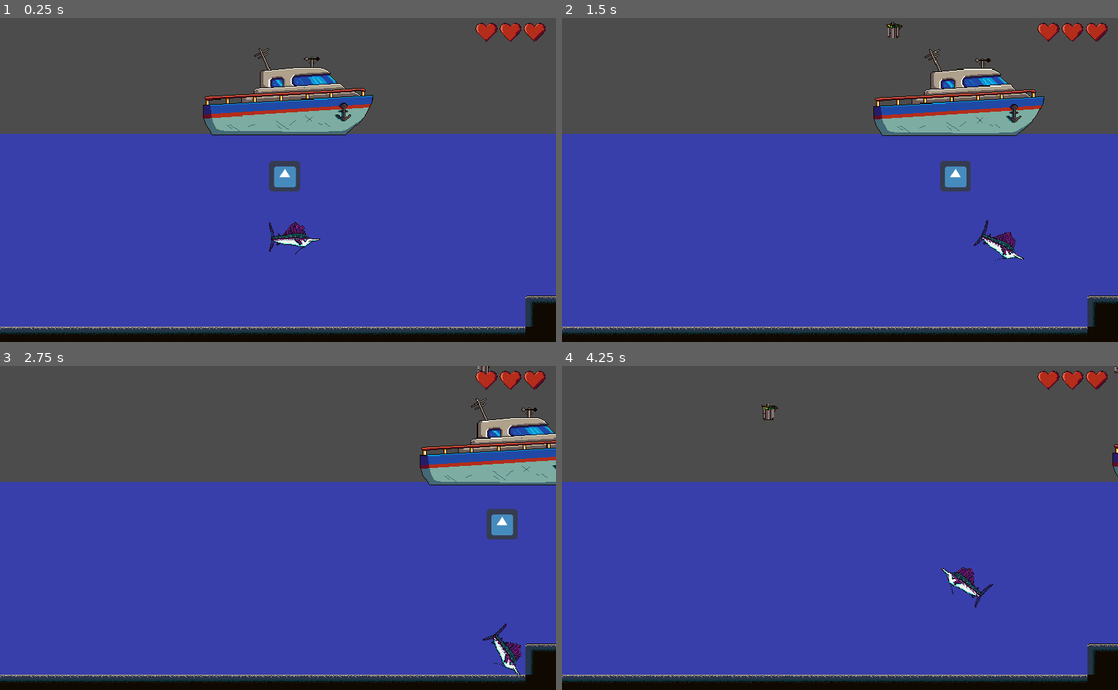
Above: before the commit, frames 1-4 (two rows, left to right).
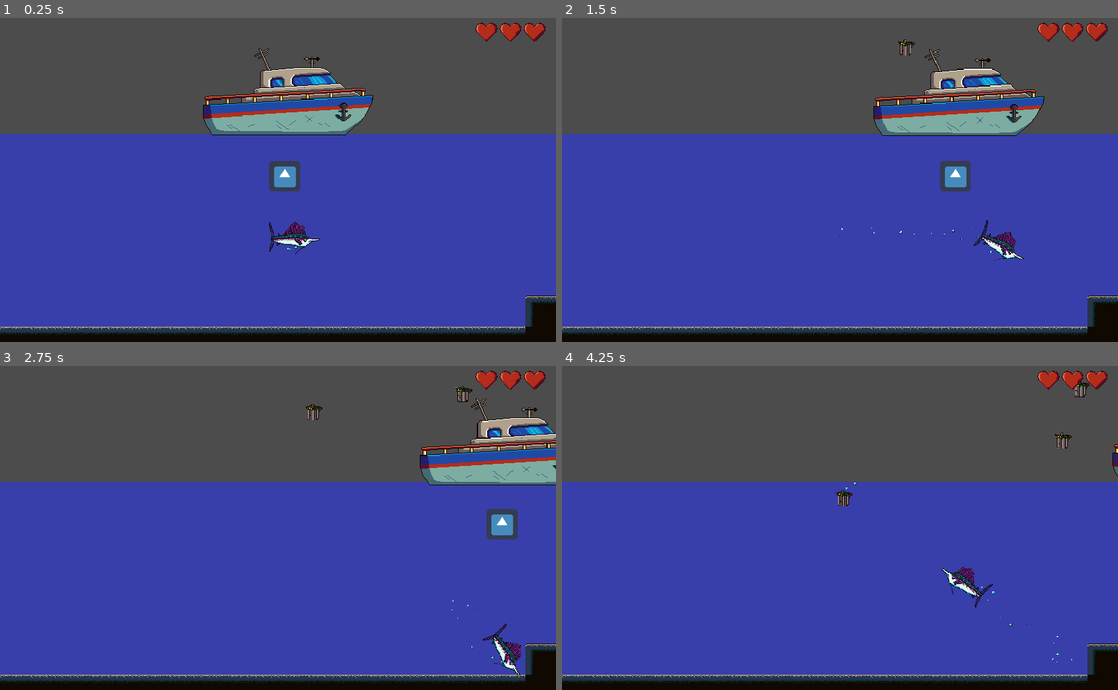
Above: after the commit, the same moments.

Repository: QuetzalSoftIndrustry/OperacionVela
Game: Godot game, scene res://Escenas/Prueba.tscn
Two runs of this game, one before a commit and one after it. Both use one fixed random seed, a clock stepped at 60 frames per second and the inputs below. The engine's default icon, where the game draws it, is replaced by a stand-in: a white triangle on a blue panel in a dark square.
Inputs:
- Up to frame 1 (0.25 s): no input
- Up to frame 2 (1.5 s): tap Enter (ui_accept) at 0.5, 0.77 s; hold D (Derecha) 0.53-1.28 s; hold S (Abajo) from 1.28 s (still down)
- Up to frame 3 (2.75 s): tap Enter (ui_accept) at 1.52 s; release S (Abajo) at 2.03 s; hold D (Derecha) from 2.03 s (still down)
- Up to frame 4 (4.25 s): release D (Derecha) at 2.78 s; hold W (Arriba) 2.78-3.53 s; tap Enter (ui_accept) at 3.02, 3.77 s; hold A (Izquierda) from 3.53 s (still down)

The runs differ from the first frame. In frame 1, less than 0.1% of the frame differs, in the area x 51-54%, y 70-72%; in frame 2, 0.2%; in frame 3, 0.2%; in frame 4, 0.4%, in the area x 35-100%, y 0-92%.

Commit message:
agregue particulas

Diff:
--- a/Objetos/obj_basura.tscn
+++ b/Objetos/obj_basura.tscn
@@ -1,10 +1,21 @@
-[gd_scene load_steps=4 format=2]
+[gd_scene load_steps=6 format=2]
 
 [ext_resource path="res://Sprites/basura.png" type="Texture" id=1]
 [ext_resource path="res://Scripts/obj_basura.gd" type="Script" id=2]
+[ext_resource path="res://Sprites/spr_burbuja.png" type="Texture" id=3]
 
 [sub_resource type="CircleShape2D" id=1]
 radius = 12.0
+
+[sub_resource type="ParticlesMaterial" id=2]
+emission_shape = 1
+emission_sphere_radius = 16.0
+flag_disable_z = true
+gravity = Vector3( 0, -10, 0 )
+orbit_velocity = 0.0
+orbit_velocity_random = 0.0
+scale = 0.2
+scale_random = 0.3
 
 [node name="obj_basura" type="RigidBody2D" groups=[
 "obj_basura",
@@ -21,5 +32,13 @@
 shape = SubResource( 1 )
 
 [node name="VisibilityNotifier2D" type="VisibilityNotifier2D" parent="."]
+
+[node name="Particles2D" type="Particles2D" parent="."]
+show_behind_parent = true
+emitting = false
+amount = 3
+local_coords = false
+process_material = SubResource( 2 )
+texture = ExtResource( 3 )
 [connection signal="body_entered" from="." to="." method="_on_obj_basura_body_entered"]
 [connection signal="screen_exited" from="VisibilityNotifier2D" to="." method="_on_VisibilityNotifier2D_screen_exited"]
--- a/Objetos/obj_pez_vel.tscn
+++ b/Objetos/obj_pez_vel.tscn
@@ -1,8 +1,9 @@
-[gd_scene load_steps=7 format=2]
+[gd_scene load_steps=9 format=2]
 
 [ext_resource path="res://Scripts/obj_pez_vel.gd" type="Script" id=1]
 [ext_resource path="res://Sprites/spr_vel_nadando.png" type="Texture" id=2]
 [ext_resource path="res://Sprites/spr_vel_Muerto.png" type="Texture" id=3]
+[ext_resource path="res://Sprites/spr_burbuja.png" type="Texture" id=4]
 
 [sub_resource type="CapsuleShape2D" id=1]
 radius = 24.0
@@ -90,6 +91,16 @@
 "values": [ ExtResource( 2 ), ExtResource( 2 ) ]
 }
 
+[sub_resource type="ParticlesMaterial" id=4]
+emission_shape = 1
+emission_sphere_radius = 24.0
+flag_disable_z = true
+gravity = Vector3( 0, -10, 0 )
+orbit_velocity = 0.0
+orbit_velocity_random = 0.0
+scale = 0.1
+scale_random = 0.3
+
 [node name="obj_player" type="KinematicBody2D" groups=[
 "obj_player",
 ]]
@@ -118,3 +129,10 @@
 position = Vector2( 0, 32 )
 scale = Vector2( 1.16667, 1.375 )
 texture = ExtResource( 3 )
+
+[node name="Particles2D" type="Particles2D" parent="."]
+z_index = -3
+amount = 13
+local_coords = false
+process_material = SubResource( 4 )
+texture = ExtResource( 4 )
--- a/Scripts/GameOverCanvasLayer.gd
+++ b/Scripts/GameOverCanvasLayer.gd
@@ -4,6 +4,6 @@
 	pass
 
 func _input(event):
-	if (!get_parent().get_node("AnimationGameOver").is_playing() && get_parent().vidas == 0):
+	if (!get_parent().get_node("AnimationGameOver").is_playing() && get_parent().vidas == 0 && event is InputEventKey):
 		get_tree().paused = false
 		get_tree().reload_current_scene()
--- a/Scripts/obj_barco.gd
+++ b/Scripts/obj_barco.gd
@@ -63,4 +63,4 @@
 	nueva_basura = BASURA.instance();
 	get_parent().add_child(nueva_basura)
 	nueva_basura.global_position = $Spawner_position.global_position
-	nueva_basura.apply_central_impulse(Vector2(200,0).rotated(rand_range(-2.5,1.5)))
+	nueva_basura.apply_central_impulse(Vector2(100,0).rotated(rand_range(-2.5,1.5)))
--- a/Scripts/obj_basura.gd
+++ b/Scripts/obj_basura.gd
@@ -8,6 +8,7 @@
 	"res://Sprites/basura (llanta).png"]
 
 var tween
+var agua : bool = false
 
 func _ready():
 
@@ -23,6 +24,12 @@
 	yield(get_tree().create_timer(1),"timeout")
 	queue_free()
 
+func _process(delta):
+	if self.position.y > 240 && !agua:
+		linear_velocity -= Vector2(0,+100)
+		self.gravity_scale = .2
+		$Particles2D.emitting = true
+		agua = true
 
 func _on_VisibilityNotifier2D_screen_exited():
 	queue_free()
--- a/Scripts/obj_pez_vel.gd
+++ b/Scripts/obj_pez_vel.gd
@@ -98,10 +98,10 @@
 			$AnimationPlayer.play("anim_nadando")
 
 	if (estado == ESTADOS.DANO):
-		tween1.interpolate_property(self,"modulate", Color("ffffff"), Color("ff0000"),.1,Tween.TRANS_LINEAR,Tween.EASE_IN_OUT)
+		tween1.interpolate_property($Sprite,"modulate", Color("ffffff"), Color("ff0000"),.1,Tween.TRANS_LINEAR,Tween.EASE_IN_OUT)
 		tween1.start()
 
-		tween1.interpolate_property(self,"modulate", Color("ff0000"), Color("ffffff"),.1,Tween.TRANS_LINEAR,Tween.EASE_IN_OUT)
+		tween1.interpolate_property($Sprite,"modulate", Color("ff0000"), Color("ffffff"),.1,Tween.TRANS_LINEAR,Tween.EASE_IN_OUT)
 		tween1.start()
 
 		yield(tween1,"tween_completed")
Binary file added: Sprites/spr_burbuja.png
Not shown, added: Sprites/spr_burbuja.png.import
